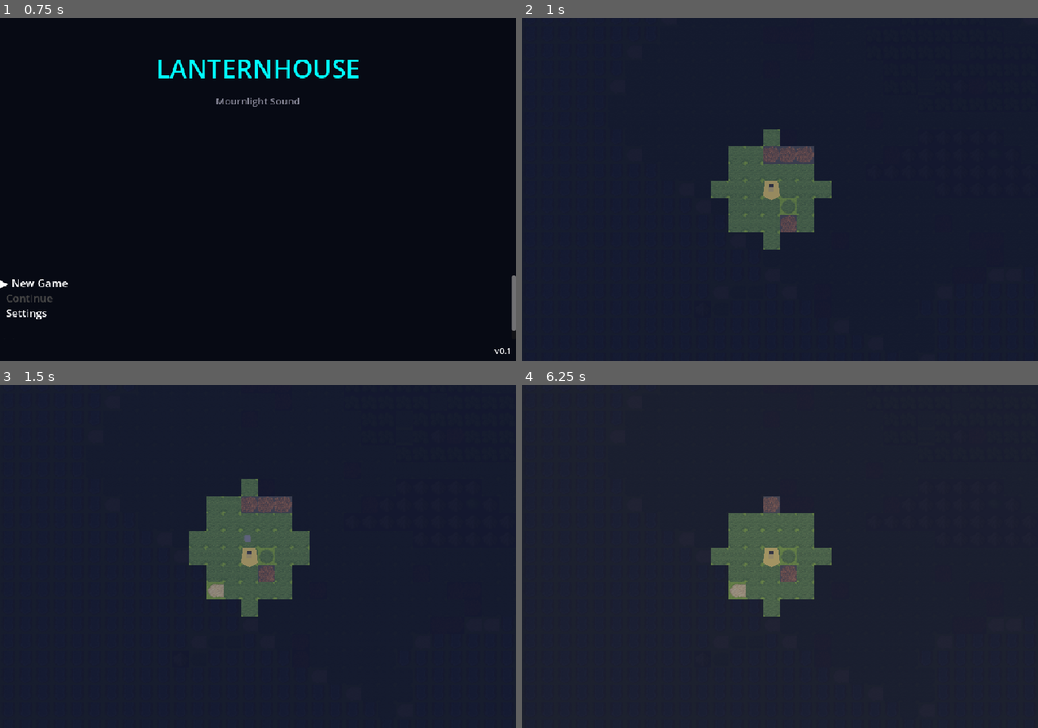
Above: before the commit, frames 1-4 (two rows, left to right).
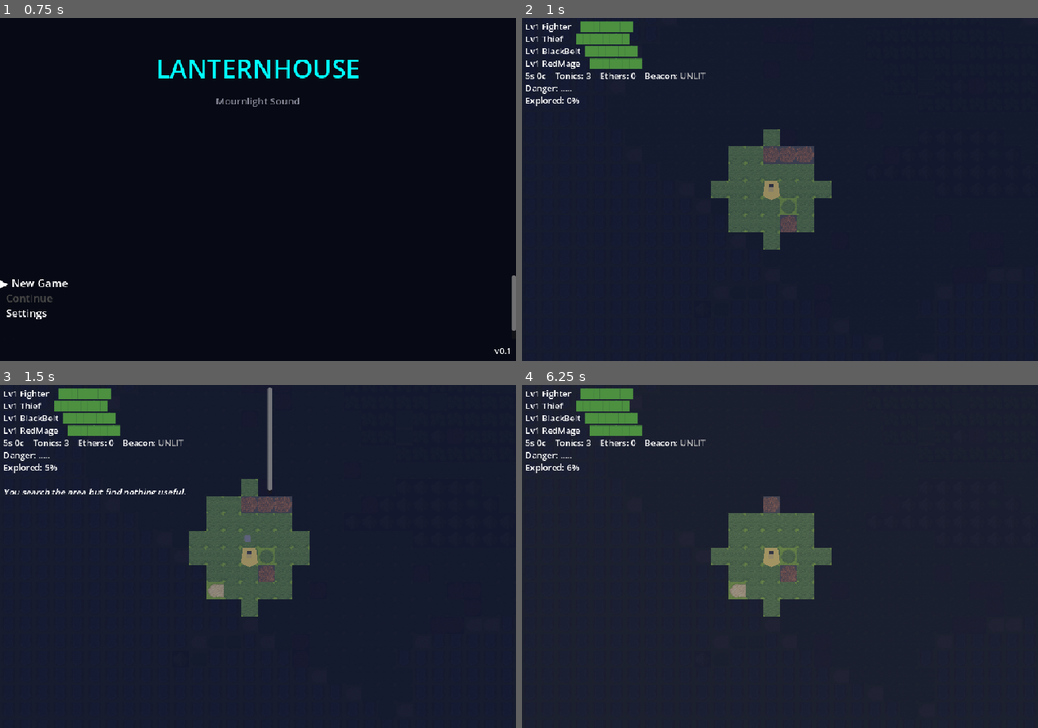
Above: after the commit, the same moments.

Repository: wink-/lanternhouse
Game: Godot game, scene res://scenes/title/title.tscn
Two runs of this game, one before a commit and one after it. Both use one fixed random seed, a clock stepped at 60 frames per second and the inputs below.
Inputs:
- Up to frame 1 (0.75 s): tap Enter at 0.5 s; hold D (move_right) from 0.53 s (still down); tap E (interact) at 0.6 s
- Up to frame 2 (1 s): keep holding D (move_right); tap Space at 0.77 s
- Up to frame 3 (1.5 s): tap Space at 1.25 s; release D (move_right) at 1.28 s; hold S (move_down) from 1.28 s (still down); tap 1 at 1.35 s
- Up to frame 4 (6.25 s): tap Space at 1.52, 2.75, 3.02, 3.77, 4.25, 4.52, 6.02 s; tap Enter at 2, 2.1, 3.5 s; release S (move_down) at 2.03 s; hold D (move_right) 2.03-2.78 s; hold W (move_up) 2.78-3.53 s; tap 2 at 2.85 s; hold A (move_left) 3.53-5.03 s; tap 3 at 3.6 s; tap Escape at 4.15 s; tap 4 at 4.35 s; hold S (move_down) 5.03-5.78 s; tap 5 at 5.1 s; hold D (move_right) from 5.78 s (still down); tap Tab at 5.85 s

Frame 1 is identical in both runs. In frame 2, 2.1% of the frame differs, in the area x 0-36%, y 0-26%; in frame 3, 2.7%, in the area x 0-53%, y 0-32%; in frame 4, 2.1%.

Commit message:
Keep overworld HUD above fog overlays

Diff:
--- a/scenes/overworld/overworld.tscn
+++ b/scenes/overworld/overworld.tscn
@@ -29,12 +29,14 @@
 size = Vector2(8, 6)
 position = Vector2(-4, -10)
 
-[node name="HUD" type="RichTextLabel" parent="."]
+[node name="UILayer" type="CanvasLayer" parent="."]
+
+[node name="HUD" type="RichTextLabel" parent="UILayer"]
 bbcode_enabled = true
 position = Vector2(6, 4)
 size = Vector2(500, 200)
 
-[node name="DebugLabel" type="Label" parent="."]
+[node name="DebugLabel" type="Label" parent="UILayer"]
 visible = false
 position = Vector2(6, 4)
 size = Vector2(300, 180)
--- a/scripts/overworld.gd
+++ b/scripts/overworld.gd
@@ -196,8 +196,8 @@
 @onready var player_sprite: Node2D = $PlayerSprite
 @onready var player_body: Polygon2D = $PlayerSprite/Body
 @onready var player_face: ColorRect = $PlayerSprite/Face
-@onready var hud: RichTextLabel = $HUD
-@onready var debug_label: Label = $DebugLabel
+@onready var hud: RichTextLabel = $UILayer/HUD
+@onready var debug_label: Label = $UILayer/DebugLabel
 @onready var char_sheet: CanvasLayer = $CharacterSheet
 @onready var quest_journal: CanvasLayer = $QuestJournal
 @onready var minimap: CanvasLayer = $Minimap
